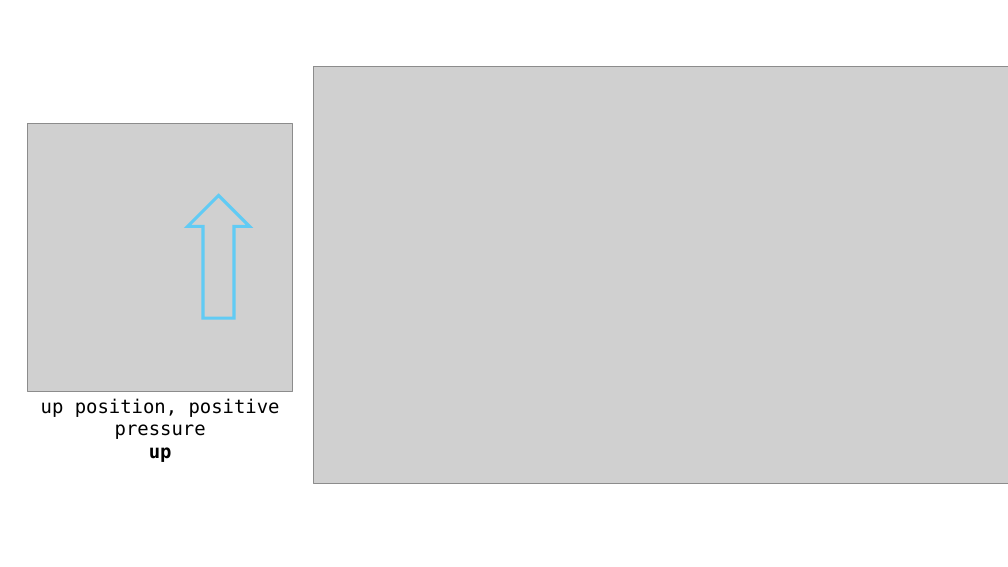
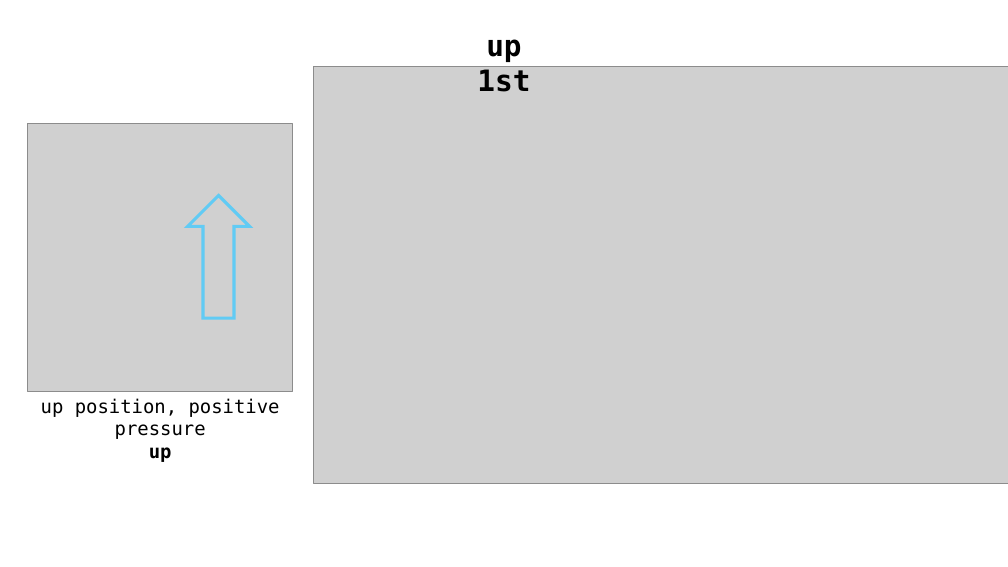
Before and after one commit to ominseo5/robotory_SoftFinger, a slide deck: slide 9 of LabLog.pptx (slide 7 before the commit). Drawn at 1008x567 pixels with LibreOffice and Linux fonts; fonts in the diff are those of the drawing; grey boxes stand for pictures. Boxes give left, top, right and bottom in pixels: in the first picture for what was removed or moved away, otherwise in the second. Text is boxed around its words. In the diff, an @@ line names an element or a change of style, - is before the commit and + after.

```diff
--- a/LabLog.pptx
+++ b/LabLog.pptx
@@ text added at [477,39,530,92], 28 pt, text #000000, bold @@
+up 1st
```
Also in this commit, not shown: 4 other slides changed, 12 slides added, 2 slides removed, 3 other files.
